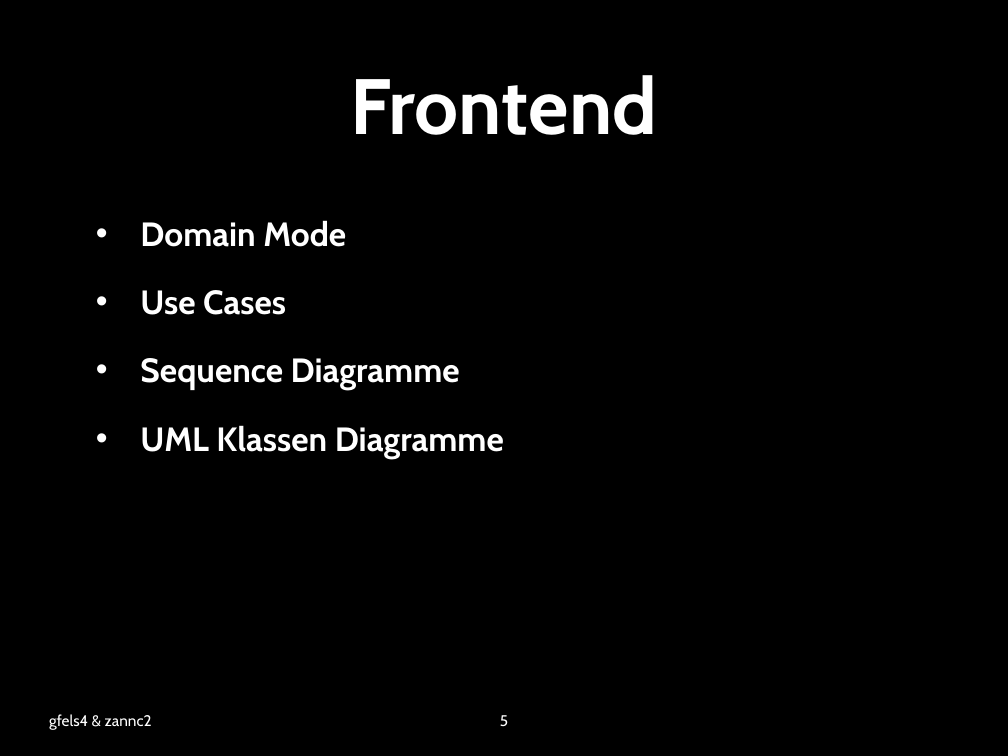
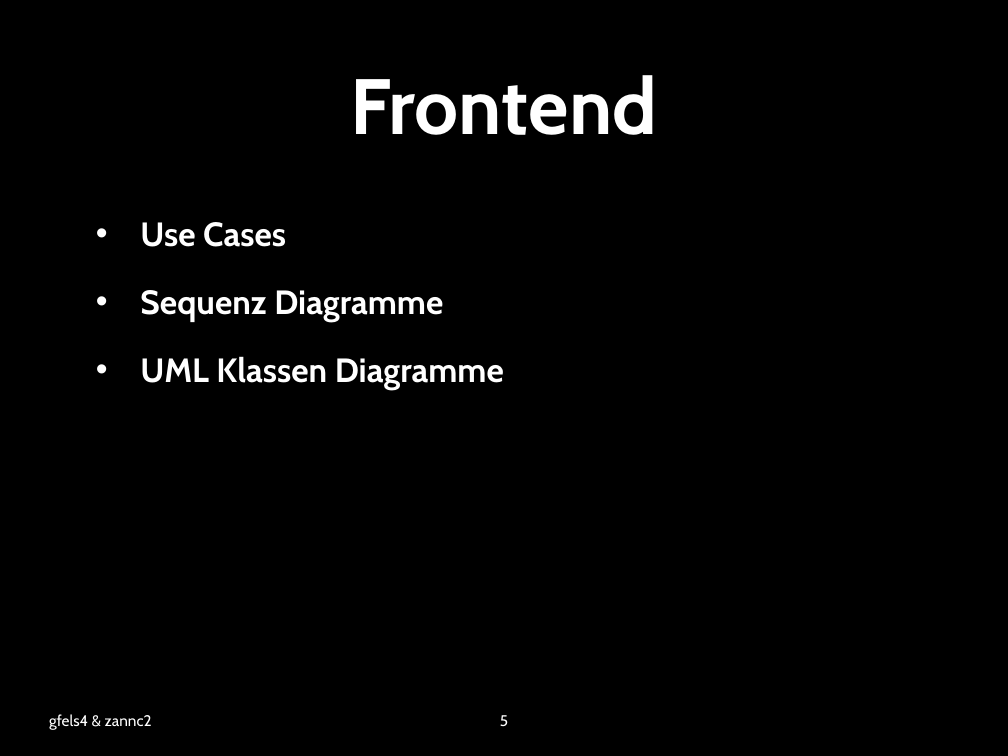
Before and after one commit to zannc2/SearchRobot, a slide deck: slide 5 of SearchRobot/doc/presentation.pptx. Drawn at 1008x756 pixels with LibreOffice and Linux fonts; fonts in the diff are those of the drawing; background and template pictures are left out. Boxes give left, top, right and bottom in pixels: in the first picture for what was removed or moved away, otherwise in the second. Text is boxed around its words. In the diff, an @@ line names an element or a change of style, - is before the commit and + after.

```diff
--- a/SearchRobot/doc/presentation.pptx
+++ b/SearchRobot/doc/presentation.pptx
@@ text at (140, 220, 346, 247): paragraph removed @@
-• Domain Mode
@@ text at (140, 290, 443, 322): text changed @@
-• Sequence Diagramme
+• Sequenz Diagramme
```
Also in this commit, not shown: 6 other slides changed.
